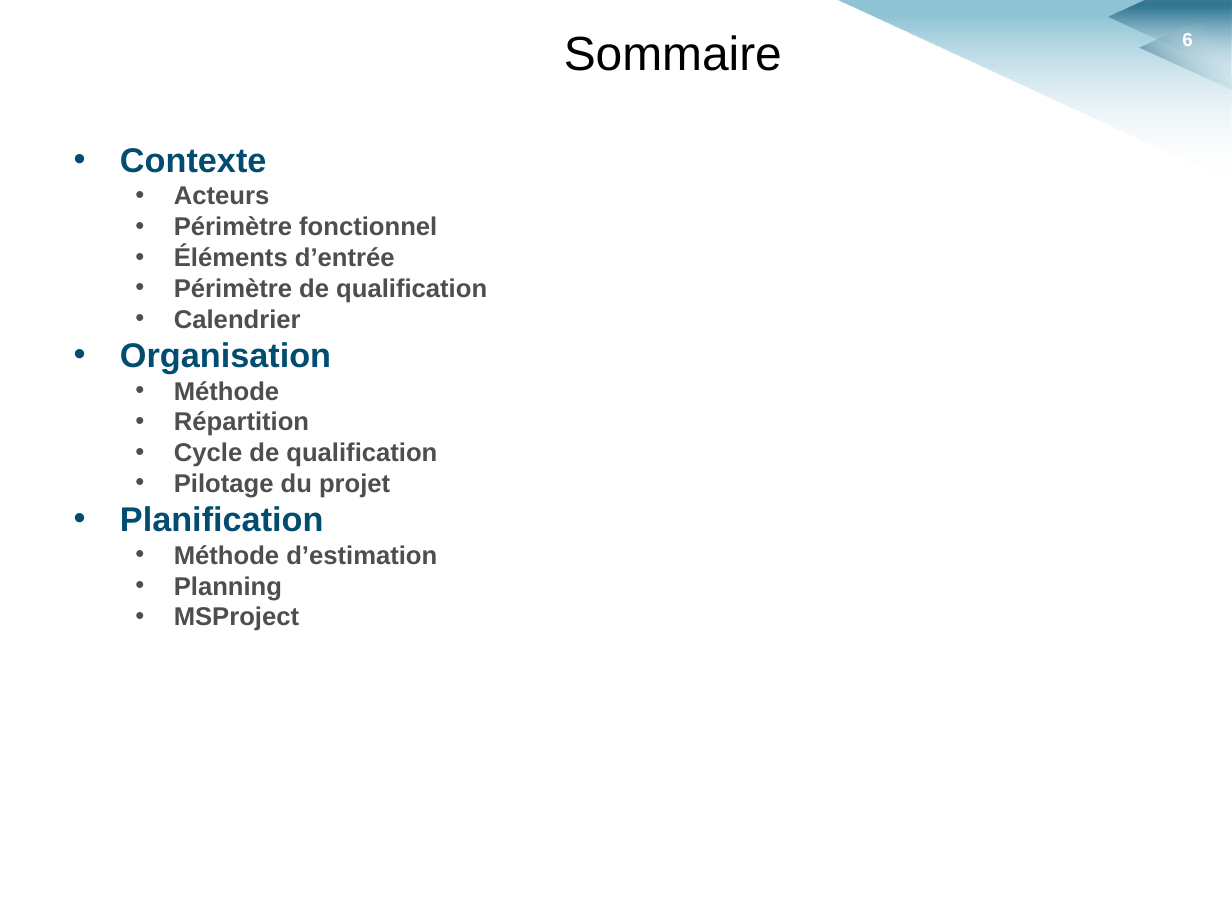
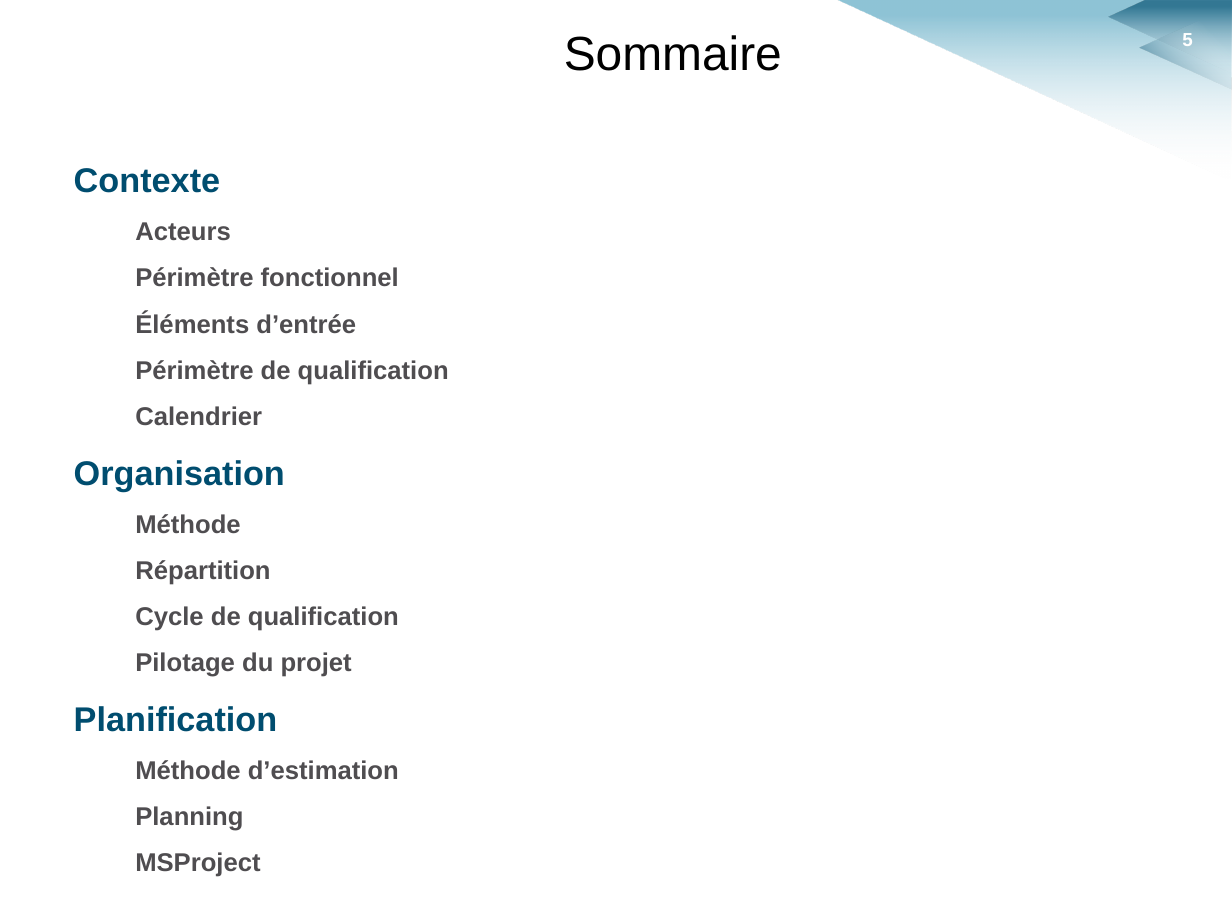
Before and after one commit to HKervadec/korrigolo, a slide deck: slide 5 of soutenances/planification/soutenance_planification.pptx (slide 6 before the commit). Drawn at 1232x924 pixels with LibreOffice and Linux fonts; fonts in the diff are those of the drawing; background and template pictures are left out. Boxes give left, top, right and bottom in pixels: in the first picture for what was removed or moved away, otherwise in the second. Text is boxed around its words. In the diff, an @@ line names an element or a change of style, - is before the commit and + after.

```diff
--- a/soutenances/planification/soutenance_planification.pptx
+++ b/soutenances/planification/soutenance_planification.pptx
@@ page number at box(1182, 33, 1192, 46): text changed @@
-6
+5
@@ text "Contexte" at box(74, 168, 449, 831): bullet • to none; line spacing 1 to 1.5 @@
```
Also in this commit, not shown: 2 other slides changed.
